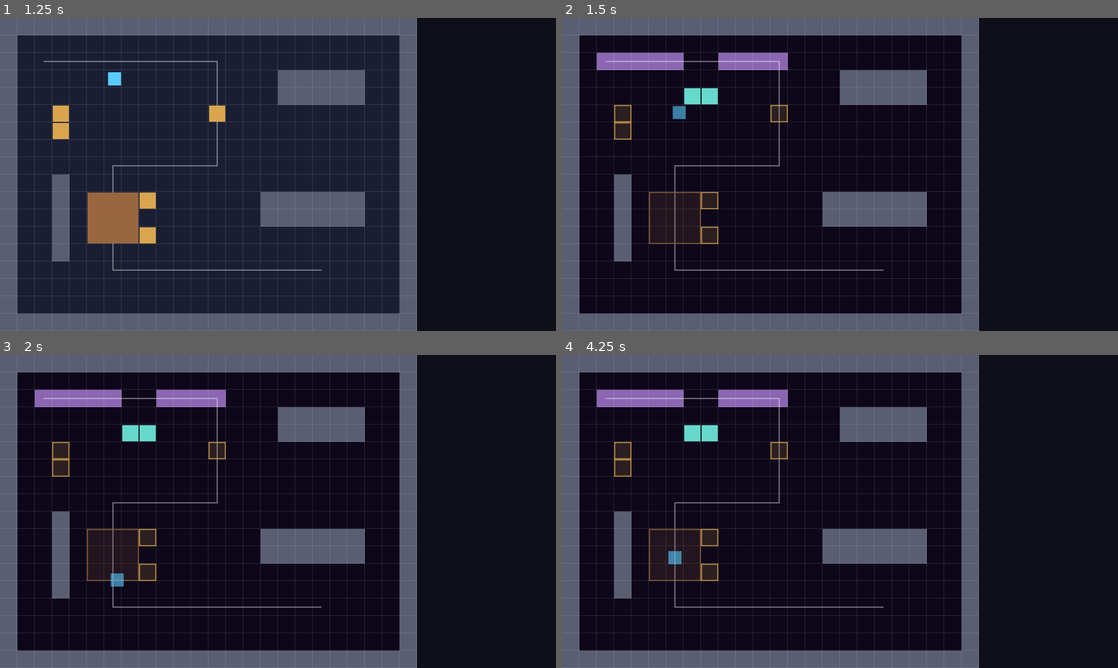
Above: before the commit, frames 1-4 (two rows, left to right).
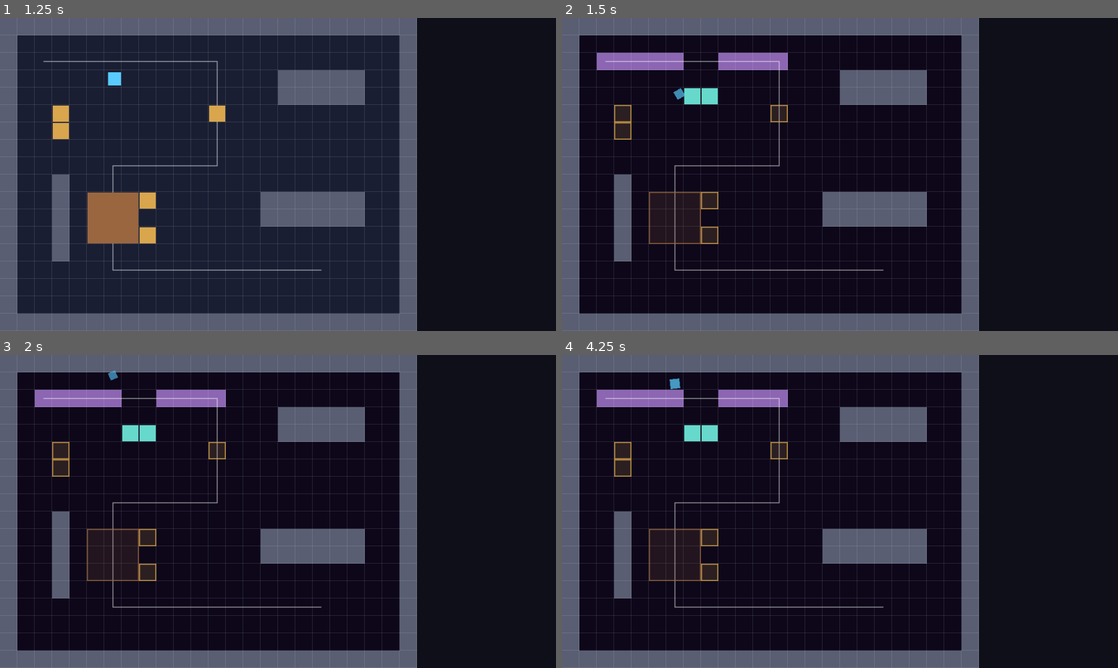
Above: after the commit, the same moments.

Repository: ConanY123/Game-Jam-Drift-MICK
Game: Godot game, scene res://scenes/levels/level-1.tscn
The game is run twice, just before and just after one commit, with the same random seed, the same clock (stepped at 60 frames per second) and the same inputs. The project has no main scene, so this scene is started directly.
Inputs:
- Up to frame 1 (1.25 s): tap Enter at 0.5 s; hold D (move_right) from 0.53 s (still down); hold Z (interact) from 0.53 s (still down); tap Space at 0.77 s
- Up to frame 2 (1.5 s): release D (move_right) at 1.28 s; release Z (interact) at 1.28 s; hold S (move_down) from 1.28 s (still down); tap C (switch_realm) at 1.35 s
- Up to frame 3 (2 s): keep holding S (move_down); tap Space at 1.52 s
- Up to frame 4 (4.25 s): release S (move_down) at 2.03 s; hold D (move_right) 2.03-2.78 s; tap R at 2.1 s; hold W (move_up) 2.78-3.53 s; tap Z (interact) at 2.85 s; tap Space at 3.02, 3.77 s; hold A (move_left) from 3.53 s (still down); hold C (switch_realm) from 3.53 s (still down)

Frame 1 is identical in both runs. In frame 2, 0.2% of the frame differs, in the area x 19-23%, y 22-33%; in frame 3, 0.1%; in frame 4, 0.2%, in the area x 19-22%, y 7-67%.

Commit message:
Update falling animation in player.gd
Fades out while spinning instead of falling through the entire screen

Diff:
--- a/scripts/player/player.gd
+++ b/scripts/player/player.gd
@@ -10,6 +10,12 @@
 const MASH_GAIN := 0.1  # seconds of progress per key press
 const MASH_DECAY := 0.5  # progress lost per second when not pressing
 const FALL_SPEED := 480.0  # how fast you drop while falling through a dream gap
+const FALL_DROP_CELLS := 2.0  # how far (in cells) the little drop-out travels
+const FALL_OUT_TIME := 0.35  # seconds for the spin-shrink-fade-out
+const FALL_IN_TIME := 0.45  # seconds for the drop back in from the top
+const FALL_SPIN := TAU * 2.0  # total rotation across each phase (2 turns)
+
+enum FallPhase { NONE, OUT, IN }
 
 var level: LevelBase
 var push_target: Pushable
@@ -17,11 +23,18 @@
 var push_timer := 0.0
 var locked_to: Pushable  # box just pushed; key must be released before using another
 
-# Dream-gap fall: slide off the bottom, wrap to the top, land on nearest floor.
+# Dream-gap fall: drop a little while spinning + fading out, then fall back in
+# from the top spinning + fading in, landing on the nearest floor.
 # This only wastes time for the player (unlike the roommate, who fails).
 var falling := false
+var fall_phase := FallPhase.NONE
+var fall_t := 0.0  # 0..1 progress within the current phase
+var fall_from := Vector2.ZERO  # phase start position
 var land_target := Vector2.ZERO  # where to land once we've wrapped around
-var wrapped := false  # have we already looped past the bottom edge?
+# Visual-only transform applied in _draw while falling.
+var draw_spin := 0.0
+var draw_scale := 1.0
+var draw_alpha := 1.0
 
 func _ready() -> void:
 	_setup_input()
@@ -31,8 +44,7 @@
 
 func _on_realm_changed(new_realm: int) -> void:
 	if falling and new_realm == LevelBase.Realm.PHYSICAL:
-		falling = false
-		wrapped = false
+		_end_fall()
 
 func _physics_process(delta: float) -> void:
 	if level == null:
@@ -72,31 +84,57 @@
 
 func _begin_fall() -> void:
 	falling = true
-	wrapped = false
+	fall_phase = FallPhase.OUT
+	fall_t = 0.0
+	fall_from = position
 	# Lock in where we'll land: the nearest standable dream floor to here.
 	land_target = level.closest_dream_floor(position)
+	draw_spin = 0.0
+	draw_scale = 1.0
+	draw_alpha = 1.0
 	# Clear any push state so we don't resume shoving mid-fall.
 	push_target = null
 	push_timer = 0.0
 	locked_to = null
 
+func _end_fall() -> void:
+	falling = false
+	fall_phase = FallPhase.NONE
+	draw_spin = 0.0
+	draw_scale = 1.0
+	draw_alpha = 1.0
+
 func _update_fall(delta: float) -> void:
-	var field_bottom := Grid.FIELD_ROWS * Grid.CELL
-	position.y += FALL_SPEED * delta
-
-	if not wrapped:
-		# Keep dropping until fully off the bottom, then reappear above the top.
-		if position.y - SIZE / 2.0 > field_bottom:
-			wrapped = true
-			# Snap X to the landing column and re-enter from above the screen.
+	match fall_phase:
+		FallPhase.OUT:
+			fall_t += delta / FALL_OUT_TIME
+			var t := clampf(fall_t, 0.0, 1.0)
+			# Drop a few cells while spinning, shrinking and fading to nothing.
+			position.y = fall_from.y + FALL_DROP_CELLS * Grid.CELL * t
+			draw_spin = FALL_SPIN * t
+			draw_scale = 1.0 - t
+			draw_alpha = 1.0 - t
+			if t >= 1.0:
+				# Switch to re-entry: start above the top over the landing column.
+				fall_phase = FallPhase.IN
+				fall_t = 0.0
+				fall_from = Vector2(land_target.x, -SIZE)
+				position = fall_from
+		FallPhase.IN:
+			fall_t += delta / FALL_IN_TIME
+			var t := clampf(fall_t, 0.0, 1.0)
+			# Fall from above the top down to the landing floor, spinning,
+			# growing and fading back in as we arrive.
 			position.x = land_target.x
-			position.y = -SIZE / 2.0
-	else:
-		# Falling back down toward the landing floor.
-		if position.y >= land_target.y:
-			position = land_target
-			falling = false
-			wrapped = false
+			position.y = lerpf(fall_from.y, land_target.y, t)
+			draw_spin = FALL_SPIN * t
+			draw_scale = t
+			draw_alpha = t
+			if t >= 1.0:
+				position = land_target
+				_end_fall()
+		_:
+			_end_fall()
 
 # Moves if free. Returns null on success, or whatever blocked us.
 func _move_axis(offset: Vector2) -> Node:
@@ -188,8 +226,13 @@
 	var half := SIZE / 2.0
 	var body := Color(0.35, 0.8, 1.0)
 	if falling:
-		body = Color(0.35, 0.8, 1.0, 0.6)  # faded while tumbling through the void
+		# Spin + shrink/grow + fade are all driven by the fall state.
+		draw_set_transform(Vector2.ZERO, draw_spin, Vector2(draw_scale, draw_scale))
+		body.a = draw_alpha
 	draw_rect(Rect2(-half, -half, SIZE, SIZE), body)
-	if push_target != null and not falling:  # little progress bar while you push
+	if falling:
+		draw_set_transform(Vector2.ZERO, 0.0, Vector2.ONE)  # reset for anything after
+		return
+	if push_target != null:  # little progress bar while you push
 		var t := clampf(push_timer / push_target.hold_time(), 0.0, 1.0)
 		draw_rect(Rect2(-half, -half - 8, SIZE * t, 3), Color.WHITE)
